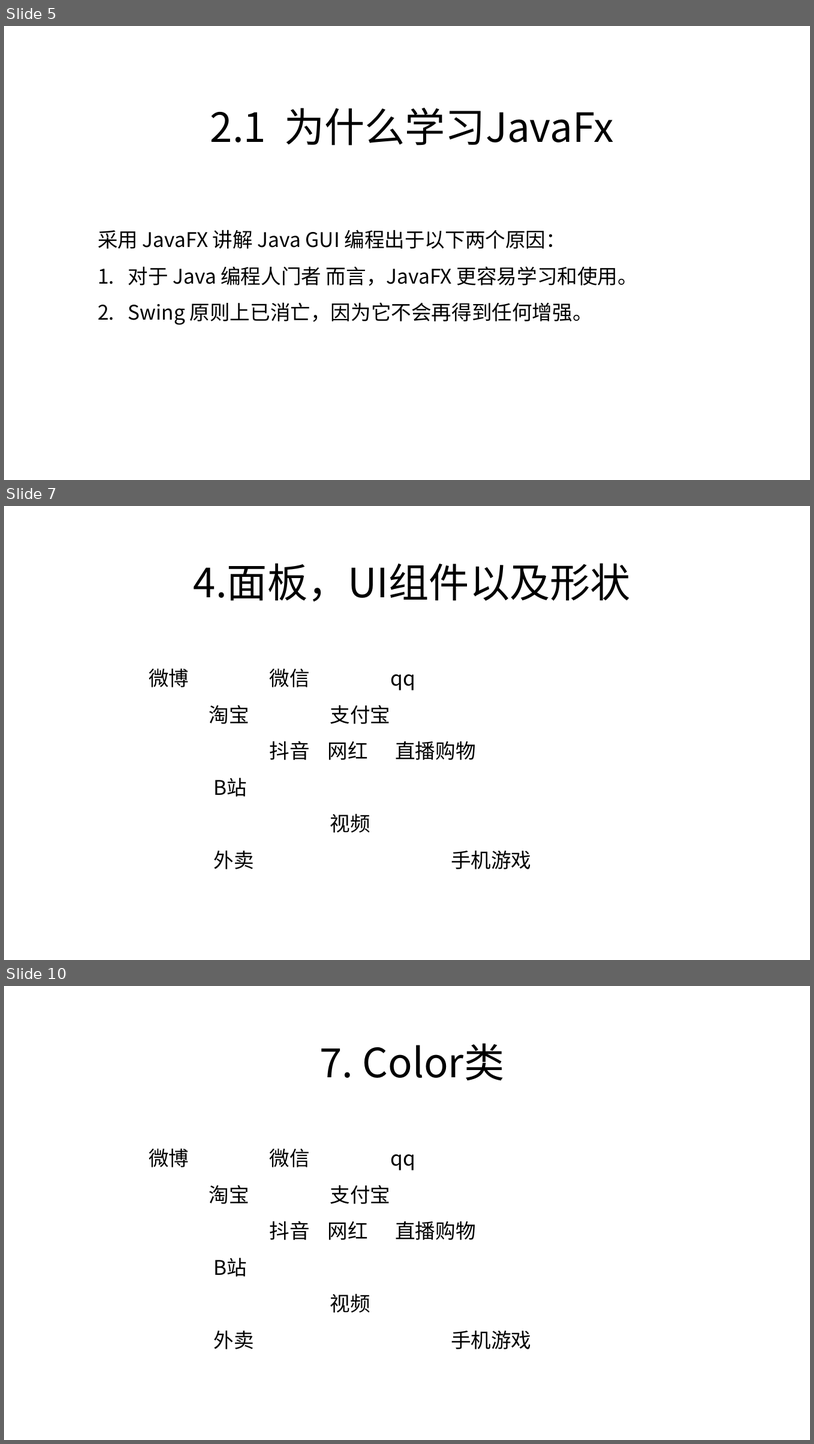
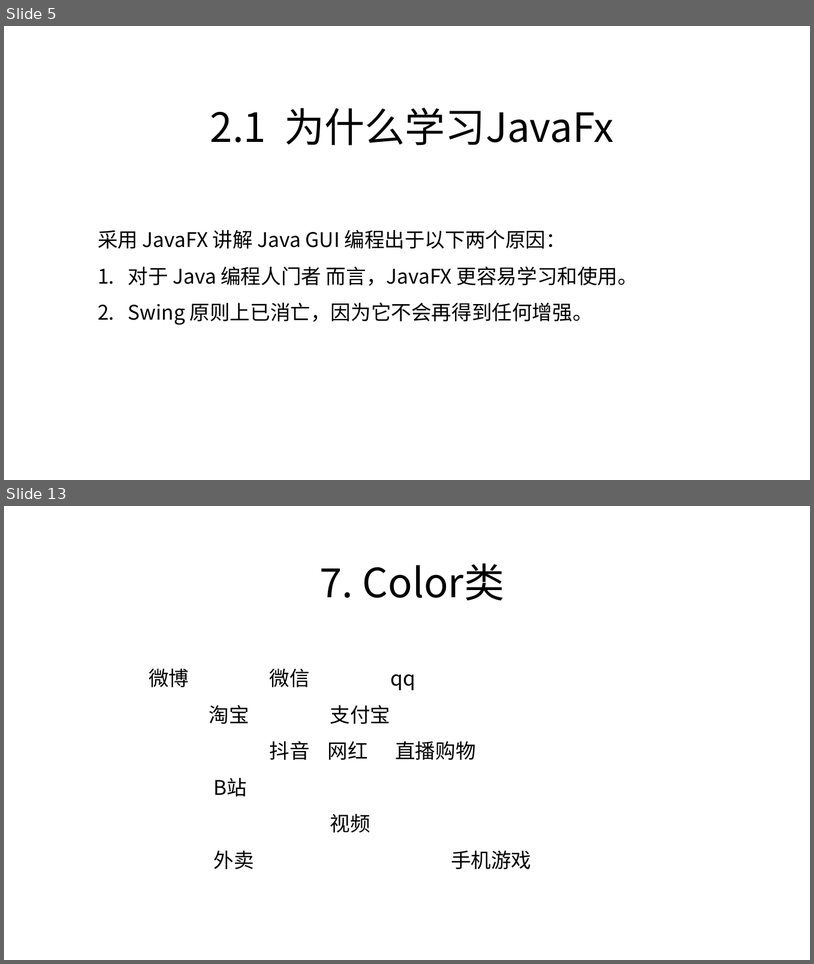
Before and after one commit to zjyesir/hmc_java_1, a slide deck: ppt/19. 图形化编程.pptx. Shown one above the other, each under a label of ours: slides 5, 7 and 10 before the commit, slides 5 and 13 after it; the slides between them are not shown. The pictures are 814x1444 and 814x964 pixels, drawn with LibreOffice and Linux fonts; fonts in the diff are those of the drawing; background and template pictures are left out. Boxes give left, top, right and bottom in pixels: in the first picture for what was removed or moved away, otherwise in the second. Text is boxed around its words. In the diff, an @@ line names an element or a change of style, - is before the commit and + after.

```diff
--- a/ppt/19. 图形化编程.pptx
+++ b/ppt/19. 图形化编程.pptx
@@ slide 7 removed at (4, 506, 810, 960), background picture (left out) @@
@@ text removed at (194, 563, 631, 601) @@
-4.面板，UI组件以及形状
@@ text removed at (149, 668, 531, 869) @@
-微博 微信 qq
-淘宝 支付宝
-抖音 网红 直播购物
-B站
-视频
-外卖 手机游戏
@@ what was slide 10 is now slide 13 @@
```
Also in this commit, not shown: 2 slides changed, 5 slides added, 1 other slide removed.
